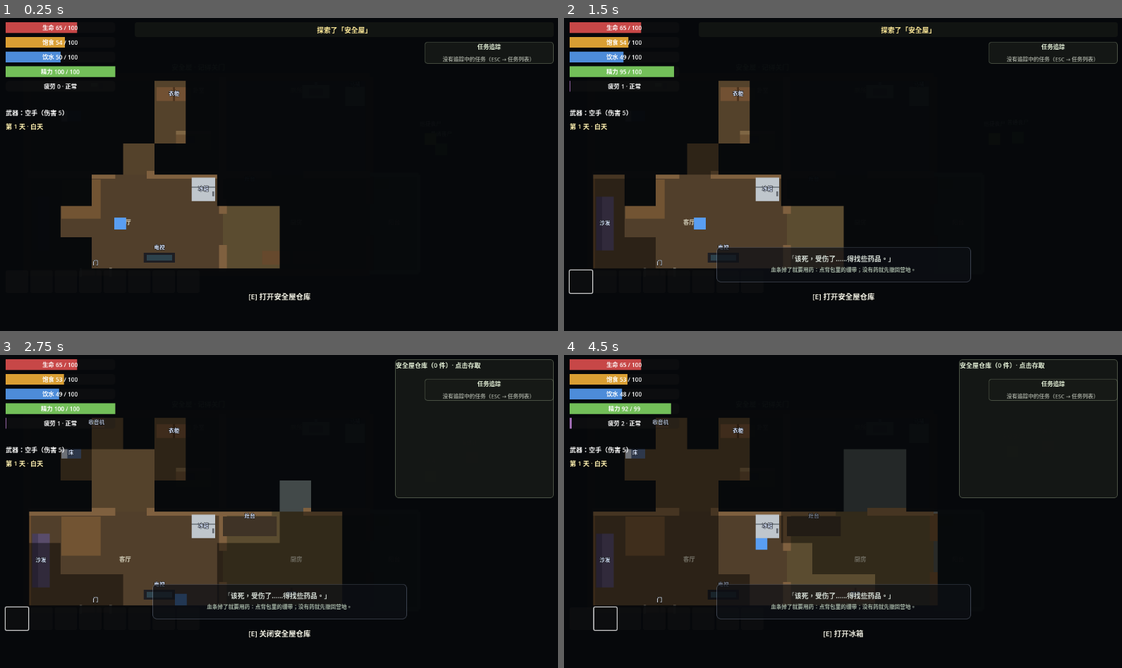
Above: before the commit, frames 1-4 (two rows, left to right).
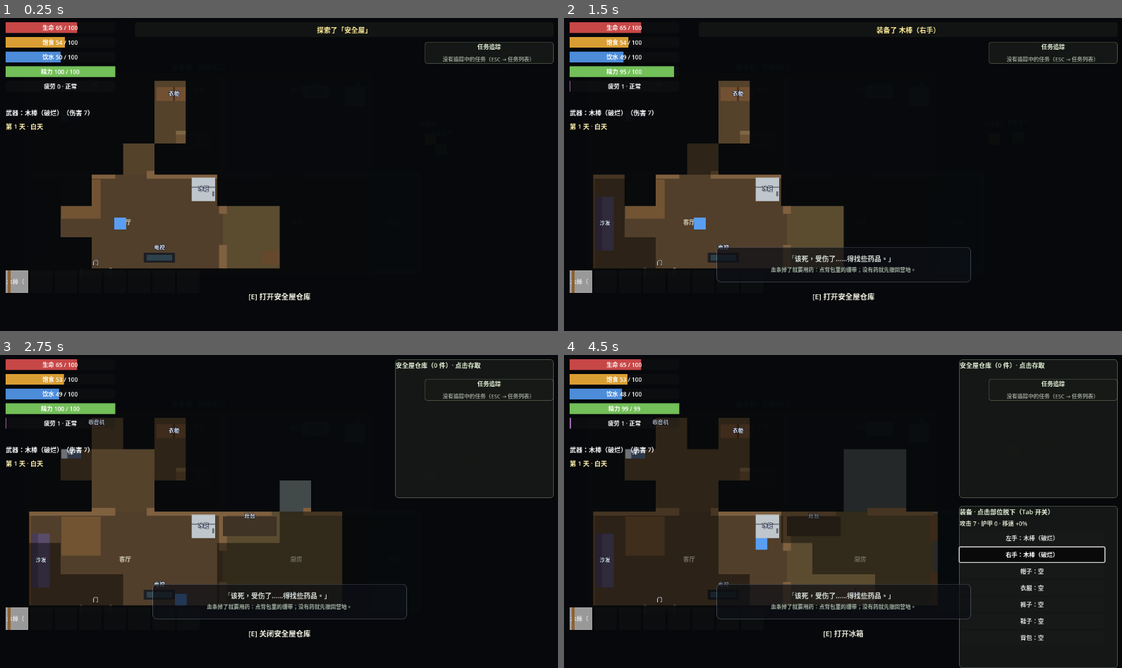
Above: after the commit, the same moments.

Repository: zw555/SurvivalDemo
Game: Godot game, scene res://scenes/main/Main.tscn
The game is run twice, just before and just after one commit, with the same random seed, the same clock (stepped at 60 frames per second) and the same inputs. Sound files missing from this copy of the repository are replaced by a short silence.
Inputs (mouse positions are in pixels of both pictures, inside the frame that each line leads up to):
- Up to frame 1 (0.25 s): no input
- Up to frame 2 (1.5 s): click (580, 280) at 0.5 s, where only the run after the commit has a clickable "木棒（破烂）"; tap Enter at 1.25 s; move the mouse to (965, 155) at 1.27 s; press the mouse at (965, 155) at 1.28 s; hold D (move_right) from 1.28 s (still down)
- Up to frame 3 (2.75 s): move the mouse to (167, 524) at 2.02 s; release D (move_right) at 2.03 s; release the mouse at (167, 524) at 2.03 s; hold S (move_down) from 2.03 s (still down); tap E (interact) at 2.1 s
- Up to frame 4 (4.5 s): move the mouse to (898, 439) at 2.77 s; release S (move_down) at 2.78 s; hold D (move_right) 2.78-3.53 s; hold Shift (sprint) 2.78-3.53 s; move the mouse to (815, 574) at 3.52 s; hold W (move_up) 3.53-4.28 s; tap Tab (toggle_equipment) at 3.6 s; click (815, 574) at 3.67 s; move the mouse to (1010, 558) at 4.27 s; press the mouse at (1010, 558) at 4.28 s; hold A (move_left) from 4.28 s (still down)

The runs differ from the first frame. In frame 1, 0.4% of the frame differs, in the area x 1-17%, y 29-88%; in frame 2, 0.7%; in frame 3, 0.5%; in frame 4, 1.9%, in the area x 1-100%, y 15-100%.

Commit message:
feat: 武器四级 tier 字段（破烂/普通/精良/稀有）+ 名后缀/边框色显示 + 开局木棒

Diff:
--- a/data/items/weapon_army_saber.tres
+++ b/data/items/weapon_army_saber.tres
@@ -7,6 +7,7 @@
 id = "weapon_army_saber"
 display_name = "军刀"
 kind = "weapon"
+tier = 3
 damage = 25
 attack_range = 48.0
 two_handed = true
--- a/data/items/weapon_baton.tres
+++ b/data/items/weapon_baton.tres
@@ -7,6 +7,7 @@
 id = "weapon_baton"
 display_name = "警棍"
 kind = "weapon"
+tier = 2
 attack_cooldown = 0.3
 attack_range = 48.0
 damage = 10
--- a/data/items/weapon_combat_dagger.tres
+++ b/data/items/weapon_combat_dagger.tres
@@ -7,6 +7,7 @@
 id = "weapon_combat_dagger"
 display_name = "军用匕首"
 kind = "weapon"
+tier = 2
 damage = 10
 attack_range = 48.0
 attack_cooldown = 0.35
--- a/data/items/weapon_fire_axe.tres
+++ b/data/items/weapon_fire_axe.tres
@@ -7,6 +7,7 @@
 id = "weapon_fire_axe"
 display_name = "消防斧"
 kind = "weapon"
+tier = 4
 two_handed = true
 attack_cooldown = 0.7
 attack_range = 48.0
--- a/data/items/weapon_fruit_knife.tres
+++ b/data/items/weapon_fruit_knife.tres
@@ -7,6 +7,7 @@
 id = "weapon_fruit_knife"
 display_name = "水果刀"
 kind = "weapon"
+tier = 1
 damage = 8
 attack_range = 48.0
 attack_cooldown = 0.35
--- a/data/items/weapon_kitchen_knife.tres
+++ b/data/items/weapon_kitchen_knife.tres
@@ -7,6 +7,7 @@
 id = "weapon_kitchen_knife"
 display_name = "菜刀"
 kind = "weapon"
+tier = 1
 damage = 5
 attack_range = 48.0
 attack_cooldown = 0.35
--- a/data/items/weapon_machete.tres
+++ b/data/items/weapon_machete.tres
@@ -7,6 +7,7 @@
 id = "weapon_machete"
 display_name = "砍刀"
 kind = "weapon"
+tier = 3
 damage = 17
 attack_range = 48.0
 two_handed = true
--- a/data/items/weapon_metal_spear.tres
+++ b/data/items/weapon_metal_spear.tres
@@ -7,6 +7,7 @@
 id = "weapon_metal_spear"
 display_name = "金属矛"
 kind = "weapon"
+tier = 3
 damage = 15
 attack_range = 96.0
 attack_arc_deg = 24.0
--- a/data/items/weapon_mod_spear.tres
+++ b/data/items/weapon_mod_spear.tres
@@ -7,6 +7,7 @@
 id = "weapon_mod_spear"
 display_name = "改装矛"
 kind = "weapon"
+tier = 4
 damage = 23
 attack_range = 96.0
 attack_arc_deg = 24.0
--- a/data/items/weapon_pipe.tres
+++ b/data/items/weapon_pipe.tres
@@ -7,6 +7,7 @@
 id = "weapon_pipe"
 display_name = "铁棒"
 kind = "weapon"
+tier = 2
 damage = 12
 attack_range = 48.0
 two_handed = true
--- a/data/items/weapon_pistol.tres
+++ b/data/items/weapon_pistol.tres
@@ -7,6 +7,7 @@
 id = "weapon_pistol"
 display_name = "手枪"
 kind = "gun"
+tier = 4
 gun_ammo_type = "pistol"
 attack_cooldown = 0.5
 two_handed = true
--- a/data/items/weapon_rifle.tres
+++ b/data/items/weapon_rifle.tres
@@ -7,6 +7,7 @@
 id = "weapon_rifle"
 display_name = "步枪"
 kind = "gun"
+tier = 4
 gun_ammo_type = "rifle"
 attack_cooldown = 0.9
 two_handed = true
--- a/data/items/weapon_shovel.tres
+++ b/data/items/weapon_shovel.tres
@@ -7,6 +7,7 @@
 id = "weapon_shovel"
 display_name = "铁锹"
 kind = "weapon"
+tier = 2
 two_handed = true
 attack_range = 60.0
 damage = 14
--- a/data/items/weapon_wood_club.tres
+++ b/data/items/weapon_wood_club.tres
@@ -7,6 +7,7 @@
 id = "weapon_wood_club"
 display_name = "木棒"
 kind = "weapon"
+tier = 1
 damage = 7
 attack_range = 48.0
 two_handed = true
--- a/data/items/weapon_wood_spear.tres
+++ b/data/items/weapon_wood_spear.tres
@@ -7,6 +7,7 @@
 id = "weapon_wood_spear"
 display_name = "木矛"
 kind = "weapon"
+tier = 1
 damage = 5
 attack_range = 96.0
 attack_arc_deg = 24.0
--- a/scripts/items/item_data.gd
+++ b/scripts/items/item_data.gd
@@ -33,6 +33,18 @@
 	SLOT_LEGS: "裤子",
 	SLOT_FEET: "鞋子",
 	SLOT_BACKPACK: "背包",
+}
+
+## —— 武器分级（2026-10-15）：纯认知层，不改伤害数值 ——
+## 1 破烂（家里/郊区可得）→ 2 普通（五金店/警局）→ 3 精良（富物资箱）→ 4 稀有（警局/富箱）。
+## tier = 0 表示"不参与分级的物品"（材料/食物/手雷等）。
+const TIER_NAMES := {1: "破烂", 2: "普通", 3: "精良", 4: "稀有"}
+## 分级边框色：破烂灰 / 普通绿 / 精良蓝 / 稀有金（HUD 槽位与物品名配色用）。
+const TIER_COLORS := {
+	1: Color(0.62, 0.62, 0.62),
+	2: Color(0.45, 0.78, 0.45),
+	3: Color(0.42, 0.65, 0.95),
+	4: Color(0.95, 0.8, 0.35),
 }
 
 ## 一格距离对应的像素（玩家默认攻击距离）；两格武器 = 96。
@@ -72,6 +84,9 @@
 @export var blast_radius := 0.0
 ## 同 id 可叠放数量：1 = 一格一件（默认）；>1 时背包把相同物品叠进同一格。
 @export var stack_size := 1
+## 武器分级：1 破烂 / 2 普通 / 3 精良 / 4 稀有；0 = 不分级（非武器或手雷）。
+## 只影响显示与玩家认知，不改任何伤害/冷却数值。
+@export var tier := 0
 @export var color := Color.WHITE
 ## note（纸条）：阅读后在地图上解锁的地点 id（main.gd 的 map_markers 键）。
 @export var reveals := ""
@@ -80,6 +95,13 @@
 ## 武器攻击距离折算成"格"数（用于说明文字）。
 func range_in_tiles() -> int:
 	return maxi(1, roundi(maxf(attack_range, ONE_TILE_RANGE) / ONE_TILE_RANGE))
+
+
+## 显示名带分级后缀：武器（含枪械）→「军刀（精良）」；其他物品原样。
+func display_name_tiered() -> String:
+	if tier >= 1 and TIER_NAMES.has(tier):
+		return "%s（%s）" % [display_name, TIER_NAMES[tier]]
+	return display_name
 
 
 ## 弹药类型的显示名（枪械与弹盒共用）。
@@ -113,7 +135,10 @@
 		KIND_NOTE:
 			return "情报纸条 · 按 E 阅读，在地图上标记一个地点"
 		KIND_WEAPON:
-			var parts: Array[String] = ["武器 · 伤害 %d · 距离 %d 格" % [damage, range_in_tiles()]]
+			var parts: Array[String] = []
+			if tier >= 1 and TIER_NAMES.has(tier):
+				parts.append("等级 %d·%s" % [tier, TIER_NAMES[tier]])
+			parts.append("伤害 %d · 距离 %d 格" % [damage, range_in_tiles()])
 			parts.append("双手" if two_handed else "单手")
 			if single_target:
 				parts.append("只命中最近目标")
--- a/scripts/items/item_pickup.gd
+++ b/scripts/items/item_pickup.gd
@@ -14,7 +14,7 @@
 func get_prompt() -> String:
 	if item == null:
 		return "拾取"
-	return "拾取 %s" % item.display_name
+	return "拾取 %s" % item.display_name_tiered()
 
 
 func can_interact(_player: Player) -> bool:
@@ -35,4 +35,7 @@
 	if item == null or _visual == null:
 		return
 	_visual.color = item.color
-	_name_label.text = item.display_name
+	# 武器带分级后缀（如「军刀（精良）」），地上也能一眼看出等级
+	_name_label.text = item.display_name_tiered()
+	if item.tier >= 1 and ItemData.TIER_COLORS.has(item.tier):
+		_name_label.add_theme_color_override("font_color", ItemData.TIER_COLORS[item.tier])
--- a/scripts/ui/hud.gd
+++ b/scripts/ui/hud.gd
@@ -623,9 +623,9 @@
 	elif hand.kind == ItemData.KIND_GUN:
 		var ammo := _player.ammo_pistol if hand.gun_ammo_type == "pistol" else _player.ammo_rifle
 		_equip_label.text = "武器：%s（伤害 %d · %s 剩余 %d）" % [
-			hand.display_name, hand.damage, hand.ammo_display_name(), ammo]
+			hand.display_name_tiered(), hand.damage, hand.ammo_display_name(), ammo]
 	else:
-		_equip_label.text = "武器：%s（伤害 %d）" % [hand.display_name, hand.damage]
+		_equip_label.text = "武器：%s（伤害 %d）" % [hand.display_name_tiered(), hand.damage]
 
 
 ## 装备面板：7 个部位槽，点击已装备的部位脱下放回背包。
@@ -646,7 +646,7 @@
 		var button := _equip_grid.get_child(i) as Button
 		var item: ItemData = _player.equipped.get(slot)
 		if item != null:
-			button.text = "%s：%s" % [ItemData.SLOT_NAMES[slot], item.display_name]
+			button.text = "%s：%s" % [ItemData.SLOT_NAMES[slot], item.display_name_tiered()]
 			button.tooltip_text = item.describe()
 		else:
 			button.text = "%s：空" % ItemData.SLOT_NAMES[slot]
@@ -717,11 +717,17 @@
 			button.disabled = true
 			continue
 		var count := inv.count_at(index)
-		button.text = item.display_name + (" ×%d" % count if count > 1 else "")
-		button.tooltip_text = item.display_name + \
+		button.text = item.display_name_tiered() + (" ×%d" % count if count > 1 else "")
+		button.tooltip_text = item.display_name_tiered() + \
 				(" ×%d" % count if count > 1 else "") + "\n" + item.describe()
 		button.add_theme_font_size_override("font_size", 12)
 		_add_color_chip(button, item.color)
+		# 武器分级边框色：破烂灰 / 普通绿 / 精良蓝 / 稀有金
+		if item.tier >= 1 and ItemData.TIER_COLORS.has(item.tier):
+			var border := StyleBoxFlat.new()
+			border.border_color = ItemData.TIER_COLORS[item.tier]
+			border.set_border_width_all(2)
+			button.add_theme_stylebox_override("normal", border)
 
 
 func _make_slot_button(index: int, is_storage: bool) -> Button:
@@ -762,7 +768,7 @@
 		if item == null:
 			return
 		if _container.withdraw(index, _player.inventory):
-			show_message("取回了 %s" % item.display_name)
+			show_message("取回了 %s" % item.display_name_tiered())
 		else:
 			show_message("背包满了！")
 	elif _container != null and _container.open:
--- a/scripts/world/main.gd
+++ b/scripts/world/main.gd
@@ -97,6 +97,13 @@
 		camera.limit_bottom = map_size.y
 	_hud.bind(_player, _camp)
 	_hud.menu_backend = self
+	# 家里初始武器：一把木棒（1 级·破烂）。打普通丧尸要 6~9 下，能防身但
+	# 打不动——出门搜刮换装的动力（2026-10-15 设计决定）。读档时存档的
+	# 背包/装备会整体覆盖，不会重复发放。
+	var starter_club: ItemData = load("res://data/items/weapon_wood_club.tres")
+	if _player.equipped.is_empty() and _player.inventory.item_count() == 0:
+		_player.inventory.add_item(starter_club)
+		_player.equip_item(starter_club, ItemData.SLOT_HAND_R)
 	for node in _spawn_points.get_children():
 		if node is SpawnPoint:
 			node.spawn(zombie_density, loot_density)
--- a/tools/smoke_test.gd
+++ b/tools/smoke_test.gd
@@ -42,6 +42,47 @@
 			"初始饮水 50 比饱食更紧")
 	_check(player.food_drain_per_sec == 0.3 and player.water_drain_per_sec == 0.5,
 			"消耗速率 ×3（食物 0.3 / 水 0.5 每秒）")
+
+	# —— 武器分级：tier 数据、伤害回归保护、初始木棒 ——
+	var expected_tiers := {
+		"weapon_wood_club": 1, "weapon_kitchen_knife": 1,
+		"weapon_fruit_knife": 1, "weapon_wood_spear": 1,
+		"weapon_pipe": 2, "weapon_shovel": 2,
+		"weapon_baton": 2, "weapon_combat_dagger": 2,
+		"weapon_machete": 3, "weapon_army_saber": 3, "weapon_metal_spear": 3,
+		"weapon_fire_axe": 4, "weapon_mod_spear": 4,
+		"weapon_pistol": 4, "weapon_rifle": 4,
+	}
+	var tiers_ok := true
+	for wid in expected_tiers:
+		var w: ItemData = load("res://data/items/%s.tres" % wid)
+		if w.tier != int(expected_tiers[wid]):
+			tiers_ok = false
+	_check(tiers_ok, "全部武器 tier 与分级表一致（16 件）")
+	var grenade_item: ItemData = load("res://data/items/weapon_grenade.tres")
+	_check(grenade_item.tier == 0, "手雷不参与武器分级")
+	_check((load("res://data/items/weapon_wood_club.tres") as ItemData).damage == 7
+			and (load("res://data/items/weapon_army_saber.tres") as ItemData).damage == 25
+			and (load("res://data/items/weapon_fire_axe.tres") as ItemData).damage == 26,
+			"分级未改动任何伤害数值（木棒7/军刀25/消防斧26）")
+	var melee_tier_max_ok := true  # 每级近战伤害上限不低于低级（改装矛23 vs 军刀25 允许，见表）
+	var tier_max_damage := {}
+	for wid in expected_tiers:
+		var w3: ItemData = load("res://data/items/%s.tres" % wid)
+		if w3.kind != ItemData.KIND_WEAPON:
+			continue
+		tier_max_damage[w3.tier] = maxi(int(tier_max_damage.get(w3.tier, 0)), w3.damage)
+	var tier_keys := tier_max_damage.keys()
+	tier_keys.sort()
+	for i in range(1, tier_keys.size()):
+		if int(tier_max_damage[tier_keys[i - 1]]) > int(tier_max_damage[tier_keys[i]]):
+			melee_tier_max_ok = false
+	_check(melee_tier_max_ok, "近战每级伤害上限随等级递增（8→14→25→26）")
+	var starter_club: ItemData = load("res://data/items/weapon_wood_club.tres")
+	_check(starter_club.display_name_tiered() == "木棒（破烂）", "显示名带分级后缀")
+	var hand_item: ItemData = player.equipped.get(ItemData.SLOT_HAND_R)
+	_check(hand_item != null and hand_item.id == "weapon_wood_club" and hand_item.tier == 1,
+			"开局手持木棒（1 级破烂）")
 	_check(get_nodes_in_group("zombies").size() > 0, "生成系统刷出了僵尸")
 	_check(get_nodes_in_group("pickups").is_empty(), "室外无散落物资（搜刮只在建筑内）")
 	_check(get_nodes_in_group("containers").size() > 0, "生成系统刷出了物资箱")
@@ -134,7 +175,8 @@
 		if camp_area.has_point((node as Node2D).global_position):
 			no_zombie_in_camp = false
 	_check(no_zombie_in_camp, "营地内没有僵尸停留（安全区）")
-	_check(get_nodes_in_group("pickups").size() == pickups_before_death + 1, "死亡掉落随身物品")
+	_check(get_nodes_in_group("pickups").size() == pickups_before_death + 2,
+			"死亡掉落随身物品（1 罐头 + 开局手持的木棒）")
 	_check(player.inventory.item_count() == 0, "死亡后背包清空")
 
 	var camp: CampStorage = main.get_node("CampArea")
Not shown, changed: DESIGN.md
